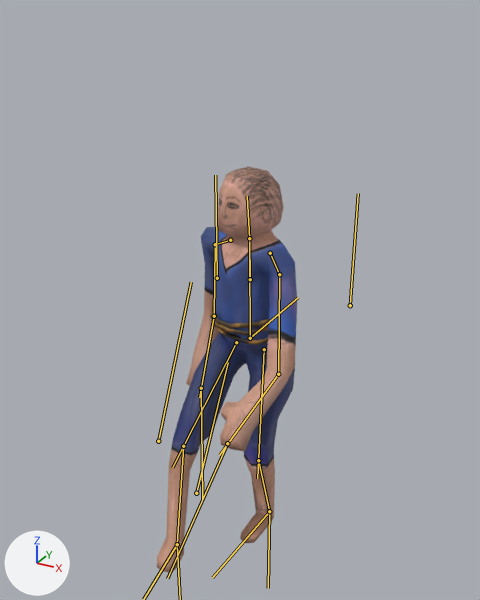
Before and after pictures for a commit that changed the FBX model HackaJam/Assets/Graphics/3D/Character.fbx.
The view is the same before and after, from a 50 mm camera at (7.96, -13.97, 15.33) aimed at (0.08, 0.35, 8.17). Lighting does not change. The marker at lower left points along +X, +Y and +Z. Both versions are drawn at frame 1 of the action 'CharacterArmature|Untitled'; the numbers are the values there. The bones that bend it are drawn over the model as lines.

Objects in the first picture: 'Character'.
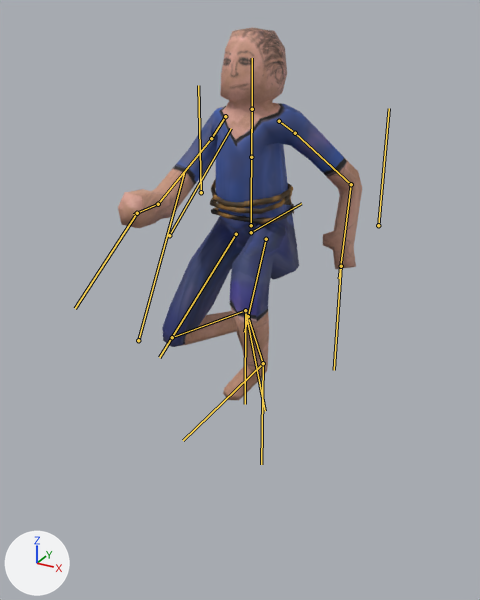
Pixel boxes (x1, y1, x2, y2) of what changed, in the pictures (480 x 600 px):
'Character', posed (74% wider, 8% shorter): before (157, 167, 297, 573); after (118, 27, 362, 400)
bone 'Bone.001', root to tip: before (250, 338) to (298, 297); after (251, 232) to (301, 203)
bone 'Leg.L', root to tip: before (264, 349) to (257, 478); after (266, 239) to (244, 332)
bone 'LowerLeg.L', root to tip: before (258, 460) to (269, 511); after (248, 316) to (263, 363)
bone 'Leg.R', root to tip: before (236, 342) to (172, 467); after (236, 234) to (159, 357)
bone 'LowerLeg.R', root to tip: before (183, 446) to (177, 544); after (172, 337) to (245, 310)
bone 'Torso', root to tip: before (250, 338) to (249, 255); after (251, 225) to (251, 129)
bone 'Head', root to tip: before (249, 238) to (247, 196); after (252, 109) to (252, 58)
bone 'Shoulder.L', root to tip: before (270, 253) to (279, 274); after (279, 121) to (295, 133)
bone 'UpperArm.L', root to tip: before (279, 274) to (278, 374); after (295, 133) to (351, 184)
bone 'Arm.L', root to tip: before (278, 374) to (219, 455); after (351, 184) to (339, 278)
bone 'Shoulder.R', root to tip: before (230, 240) to (215, 244); after (225, 116) to (211, 138)
bone 'UpperArm.R', root to tip: before (215, 244) to (214, 316); after (211, 138) to (158, 204)
bone 'Arm.R', root to tip: before (214, 316) to (199, 397); after (158, 204) to (133, 214)
bone 'Leg_IK.L', root to tip: before (269, 511) to (268, 588); after (263, 363) to (261, 464)

The change, as a list of edits to the scene's bpy script:
```text
Change bone_bone_001:
    where bone_bone_001 = bpy.data.objects['CharacterArmature'].pose.bones['Bone.001']
    bone_bone_001.location: (0.0, 0.0, 0.0) -> (0.0, 0.0, 3.17)
Change bone_leg_l:
    where bone_leg_l = bpy.data.objects['CharacterArmature'].pose.bones['Leg.L']  # child of 'Bone.001'
    bone_leg_l.location: (0.0, 0.0, 0.0) -> (0.04, -0.13, -0.01)
    bone_leg_l.rotation_quaternion: (0.988, -0.113, 0.066, 0.078) -> (0.829, -0.53, 0.04, -0.174)  # degrees (-12, 8, 8) -> degrees (-64, -7, -20)
Change bone_lowerleg_l:
    where bone_lowerleg_l = bpy.data.objects['CharacterArmature'].pose.bones['LowerLeg.L']  # child of 'Leg.L'
    bone_lowerleg_l.rotation_quaternion: (0.975, -0.038, 0.006, 0.217) -> (0.63, -0.451, 0.007, 0.632)  # degrees (-4, 2, 25) -> degrees (-43, 35, 76)
Change bone_leg_r:
    where bone_leg_r = bpy.data.objects['CharacterArmature'].pose.bones['Leg.R']  # child of 'Bone.001'
    bone_leg_r.location: (0.0, 0.0, 0.0) -> (-0.04, -0.13, -0.01)
    bone_leg_r.rotation_quaternion: (0.933, -0.356, -0.055, -0.02) -> (0.962, -0.258, -0.074, 0.056)  # degrees (-42, -7, 0) -> degrees (-31, -7, 8)
Change bone_lowerleg_r:
    where bone_lowerleg_r = bpy.data.objects['CharacterArmature'].pose.bones['LowerLeg.R']  # child of 'Leg.R'
    bone_lowerleg_r.rotation_quaternion: (0.985, 0.052, -0.006, 0.164) -> (0.589, 0.39, -0.021, 0.707)  # degrees (6, -2, 19) -> degrees (32, -35, 90)
Change bone_torso:
    where bone_torso = bpy.data.objects['CharacterArmature'].pose.bones['Torso']  # child of 'Bone.001'
    bone_torso.location: (0.0, 0.0, 0.0) -> (0.0, 0.19, 0.0)
    bone_torso.rotation_quaternion: (0.989, 0.008, -0.146, 0.001) -> (1.0, 0.0, 0.0, 0.0)  # degrees (1, -17, 0) -> degrees (0, 0, 0)
Change bone_head:
    where bone_head = bpy.data.objects['CharacterArmature'].pose.bones['Head']  # child of 'Chest'
    bone_head.rotation_quaternion: (0.999, 0.038, 0.0, 0.0) -> (1.0, 0.0, 0.0, 0.0)  # degrees (4, 0, 0) -> degrees (0, 0, 0)
Change bone_shoulder_l:
    where bone_shoulder_l = bpy.data.objects['CharacterArmature'].pose.bones['Shoulder.L']  # child of 'Torso'
    bone_shoulder_l.rotation_quaternion: (0.93, -0.167, -0.103, -0.309) -> (0.867, -0.448, 0.065, -0.21)  # degrees (-15, -17, -35) -> degrees (-54, -4, -25)
Change bone_upperarm_l:
    where bone_upperarm_l = bpy.data.objects['CharacterArmature'].pose.bones['UpperArm.L']  # child of 'Shoulder.L'
    bone_upperarm_l.rotation_quaternion: (0.971, 0.043, 0.042, -0.232) -> (0.995, 0.094, 0.033, 0.014)  # degrees (4, 6, -27) -> degrees (11, 4, 2)
Change bone_arm_l:
    where bone_arm_l = bpy.data.objects['CharacterArmature'].pose.bones['Arm.L']  # child of 'UpperArm.L'
    bone_arm_l.rotation_quaternion: (0.985, -0.066, -0.011, -0.16) -> (0.913, -0.233, 0.0, -0.335)  # degrees (-7, -2, -18) -> degrees (-26, -9, -38)
Change bone_shoulder_r:
    where bone_shoulder_r = bpy.data.objects['CharacterArmature'].pose.bones['Shoulder.R']  # child of 'Torso'
    bone_shoulder_r.rotation_quaternion: (0.999, 0.028, 0.013, 0.03) -> (0.947, -0.087, 0.114, -0.286)  # degrees (3, 1, 4) -> degrees (-13, 10, -35)
Change bone_upperarm_r:
    where bone_upperarm_r = bpy.data.objects['CharacterArmature'].pose.bones['UpperArm.R']  # child of 'Shoulder.R'
    bone_upperarm_r.rotation_quaternion: (0.931, -0.2, 0.047, -0.302) -> (0.944, -0.205, -0.037, 0.255)  # degrees (-24, -2, -35) -> degrees (-24, 2, 30)
Change bone_arm_r:
    where bone_arm_r = bpy.data.objects['CharacterArmature'].pose.bones['Arm.R']  # child of 'UpperArm.R'
    bone_arm_r.rotation_quaternion: (0.993, -0.121, -0.001, -0.001) -> (0.972, -0.212, 0.017, 0.102)  # degrees (-14, 0, 0) -> degrees (-24, 4, 11)
Change bone_leg_ik_l:
    where bone_leg_ik_l = bpy.data.objects['CharacterArmature'].pose.bones['Leg_IK.L']  # child of 'Bone.001'
    bone_leg_ik_l.location: (-0.09, -0.21, -0.97) -> (1.23, -3.24, -0.63)
```
